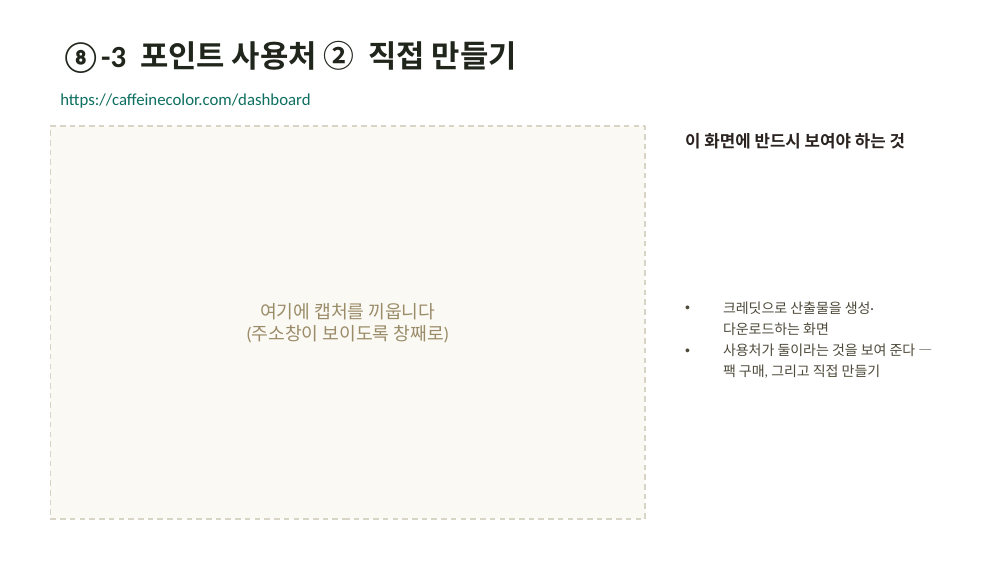
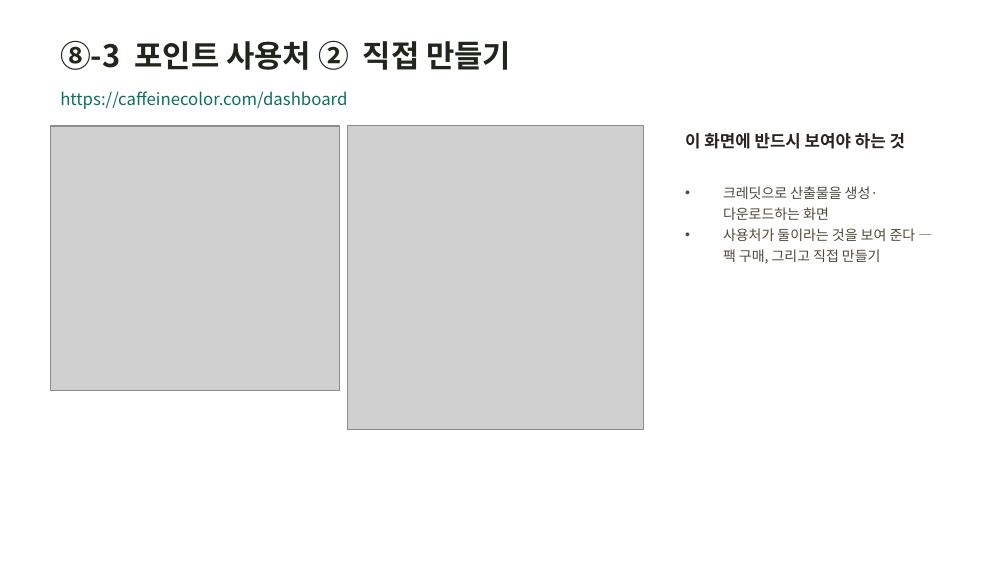
Before and after one commit to hyunplanb-cyber/ia-generation-platform, a slide deck: slide 13 of 가격정책/결제경로_카페인컬러.pptx (slide 11 before the commit). Drawn at 1008x567 pixels with LibreOffice and Linux fonts; fonts in the diff are those of the drawing; grey boxes stand for pictures. Boxes give left, top, right and bottom in pixels: in the first picture for what was removed or moved away, otherwise in the second. Text is boxed around its words. In the diff, an @@ line names an element or a change of style, - is before the commit and + after.

```diff
--- a/가격정책/결제경로_카페인컬러.pptx
+++ b/가격정책/결제경로_카페인컬러.pptx
@@ rectangle removed at box(50, 126, 645, 519) @@
@@ picture added at box(50, 126, 340, 391) @@
@@ picture added at box(348, 126, 643, 429) @@
@@ font Calibri to Noto Sans CJK KR in 3 elements at box(60, 40, 511, 70), box(60, 91, 347, 109), box(723, 186, 916, 264) @@
@@ text removed at box(246, 303, 450, 342) @@
-여기에 캡처를 끼웁니다
-(주소창이 보이도록 창째로)
```
Also in this commit, not shown: 11 other slides changed, 3 slides added, 55 other files.
